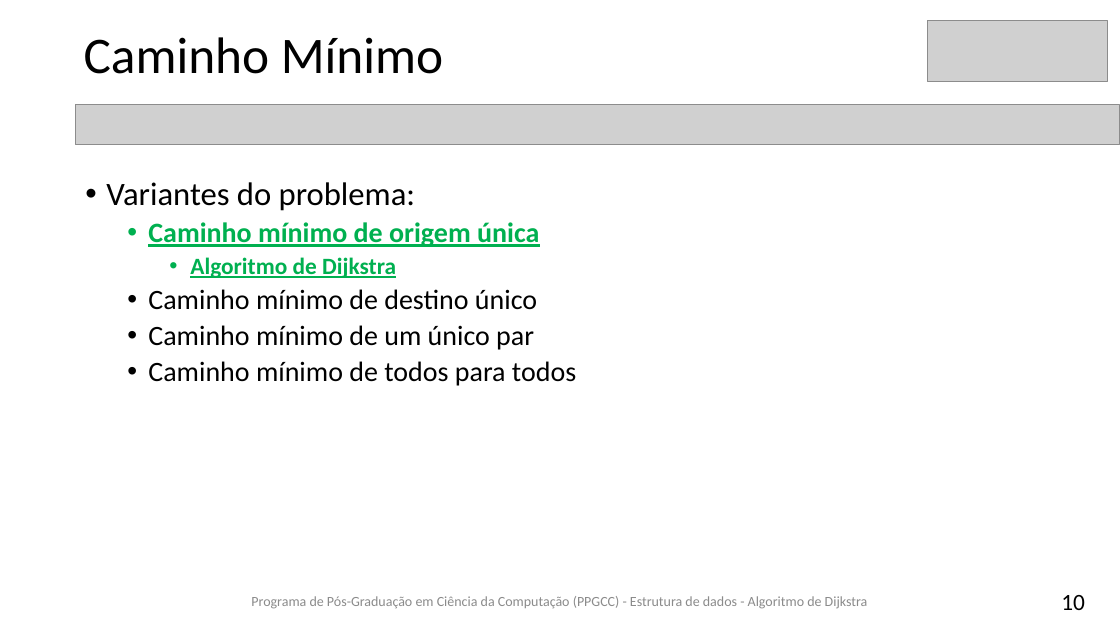
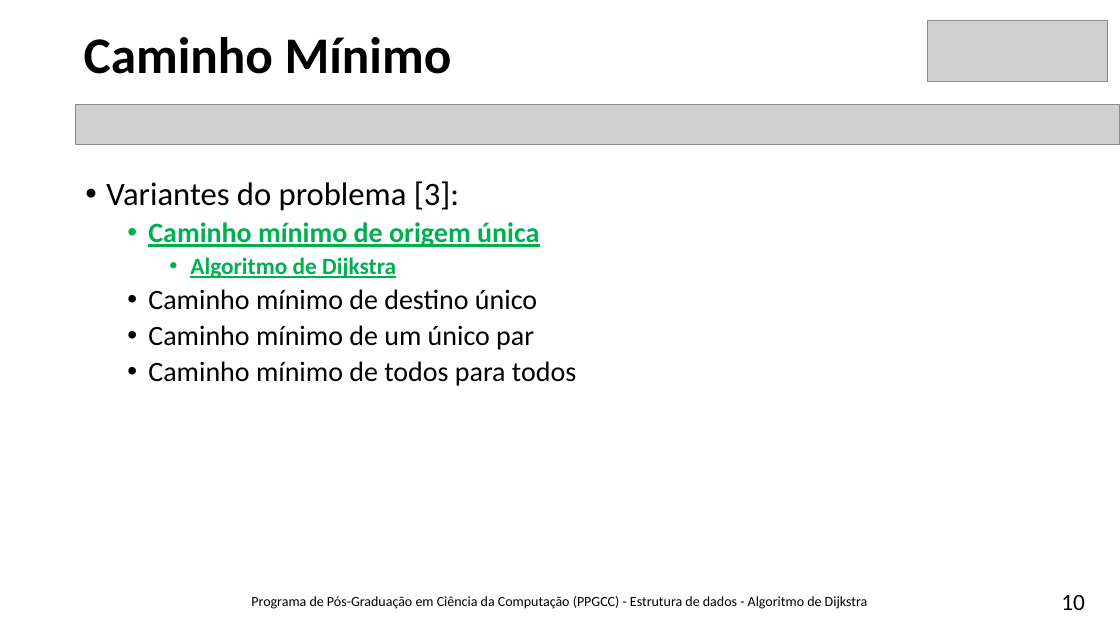
Before and after one commit to brunoslima/Dijkstra-Algorithm, a slide deck: slide 10 of Theory/Algoritmo-Dijkstra-BrunoLima.pptx. Drawn at 1120x630 pixels with LibreOffice and Linux fonts; fonts in the diff are those of the drawing; grey boxes stand for pictures. Boxes give left, top, right and bottom in pixels: in the first picture for what was removed or moved away, otherwise in the second. Text is boxed around its words. In the diff, an @@ line names an element or a change of style, - is before the commit and + after.

```diff
--- a/Theory/Algoritmo-Dijkstra-BrunoLima.pptx
+++ b/Theory/Algoritmo-Dijkstra-BrunoLima.pptx
@@ title "Caminho Mínimo" at [84,37,452,74]: bold on @@
@@ text at [106,181,459,211]: text changed @@
-• Variantes do problema:
+• Variantes do problema [3]:
@@ text "Programa de Pós-Graduação em Ciência ..." at [251,596,868,609]: text colour #8C8C8C to #000000 @@
```
Also in this commit, not shown: 52 other slides changed, 1 slide added.
